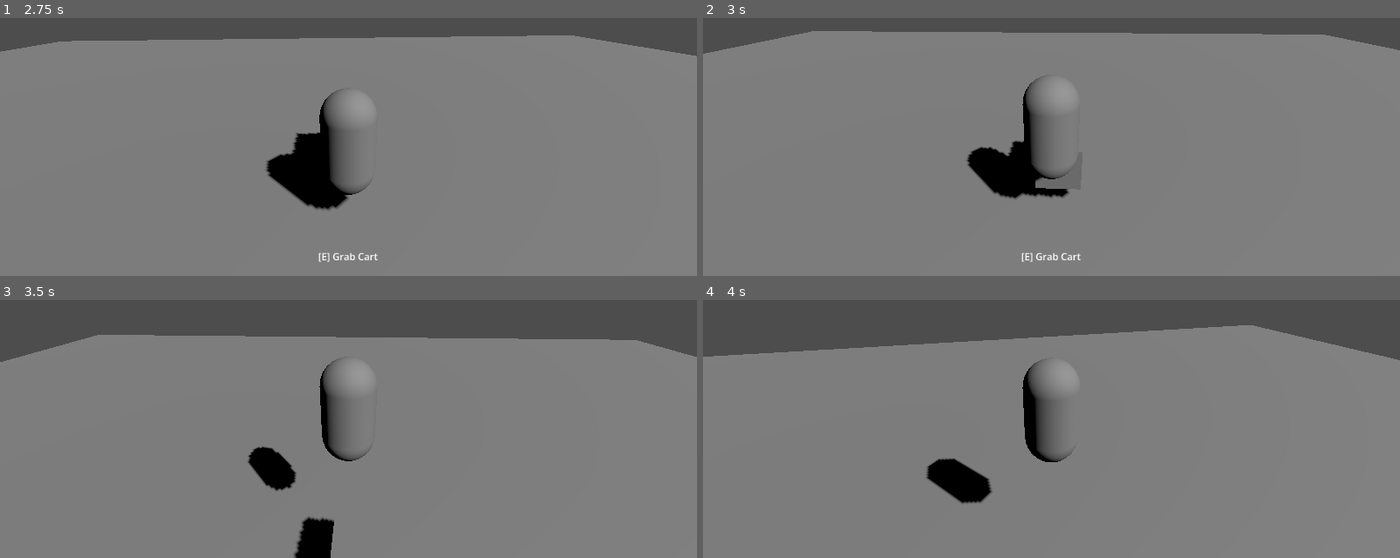
Above: before the commit, frames 1-4 (two rows, left to right).
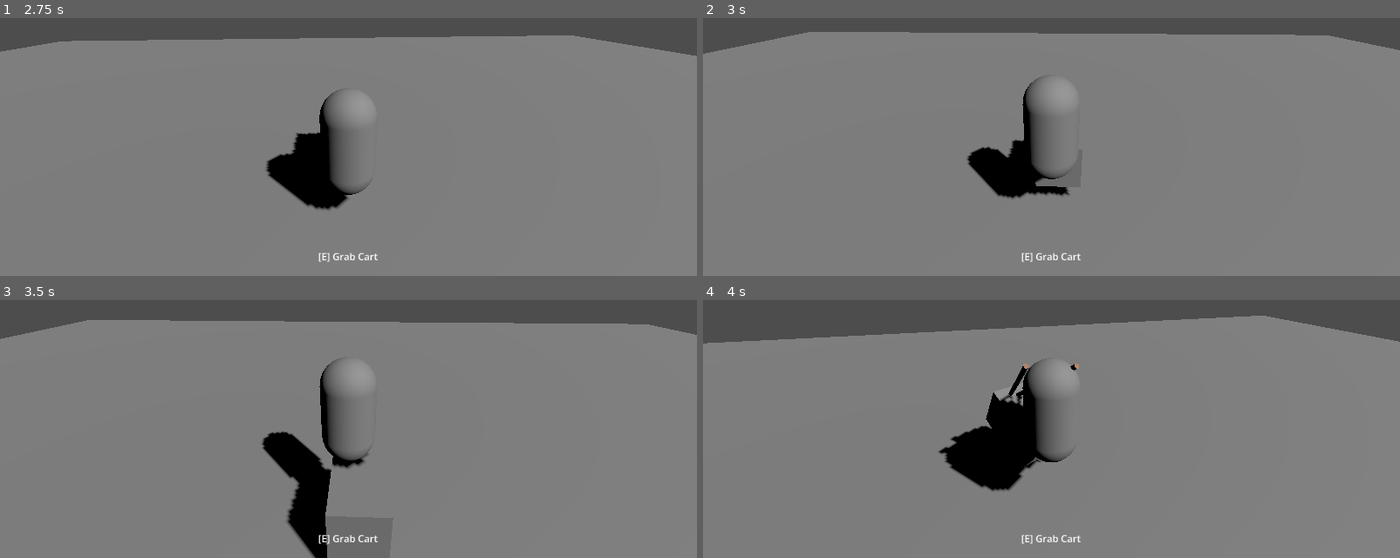
Above: after the commit, the same moments.

Repository: miles5g/paletero
Game: Godot game, scene res://world.tscn
Same seed, same stepped clock (60 frames per second), same inputs: the game is played once before the commit and once after it.
Inputs (mouse positions are in pixels of both pictures, inside the frame that each line leads up to):
- Up to frame 1 (2.75 s): tap Enter at 0.5 s; move the mouse to (383, 79) at 0.52 s; hold Ctrl (crouch) 0.53-1.28 s; hold W (move_forward) from 0.53 s (still down); click (383, 79) at 0.67 s; tap Space (jump) at 0.77, 1.52 s; move the mouse to (313, 82) at 1.27 s; tap E (interact) at 1.35 s; move the mouse to (362, 72) at 2.02 s; hold Shift (sprint) from 2.03 s (still down)
- Up to frame 2 (3 s): keep holding W (move_forward); tap Space (jump) at 2.75 s; move the mouse to (1044, 87) at 2.77 s; release Shift (sprint) at 2.78 s; tap Ctrl (crouch) at 2.85 s; click (1044, 87) at 2.92 s
- Up to frame 3 (3.5 s): keep holding W (move_forward); tap Space (jump) at 3.02 s
- Up to frame 4 (4 s): keep holding W (move_forward); move the mouse to (1100, 367) at 3.52 s; tap E (interact) at 3.6 s; tap Space (jump) at 3.77 s

Frame 1 is identical in both runs. In frame 2, 0.5% of the frame differs, in the area x 2-90%, y 5-71%; in frame 3, 9.3%, in the area x 0-100%, y 7-100%; in frame 4, 8.5%.

Commit message:
Align cart front to camera while grabbed; lighter cart; faster push
Steer cart yaw from player Camera3D horizontal look only when hitched.
Reduce mass, damping, and gravity scale for floatier cart. Raise push
speed cap and retune hitch spring/damping for lower mass.

Co-authored-by: Cursor <cursoragent@cursor.com>

Diff:
--- a/cart.gd
+++ b/cart.gd
@@ -2,9 +2,9 @@
 
 ## Local X is treated as sideways slide; multiply by this each physics step (0.1 ~= 90% reduction).
 @export var sideways_velocity_retention: float = 0.1
-## Yaw torque so cart local -Z faces horizontally away from the player (front “outward”).
-@export var front_yaw_strength: float = 42.0
-@export var front_yaw_max_impulse: float = 9.0
+## While grabbed: yaw cart so local -Z matches camera look on the ground (outward from camera).
+@export var front_yaw_strength: float = 48.0
+@export var front_yaw_max_impulse: float = 11.0
 
 var _handle_zone: Area3D
 var _interaction_area: Area3D
@@ -86,26 +86,35 @@
 	var local_v: Vector3 = state.transform.basis.inverse() * state.linear_velocity
 	local_v.x *= sideways_velocity_retention
 	state.linear_velocity = state.transform.basis * local_v
-	_steer_cart_front_away_from_player(state)
+	_steer_cart_front_to_camera_look(state)
 
-func _steer_cart_front_away_from_player(state: PhysicsDirectBodyState3D) -> void:
+func _steer_cart_front_to_camera_look(state: PhysicsDirectBodyState3D) -> void:
 	var w := get_parent()
 	if w == null:
 		return
-	var player := w.get_node_or_null("Player") as Node3D
+	var player := w.get_node_or_null("Player") as CharacterBody3D
 	if player == null:
 		return
-	var away := state.transform.origin - player.global_position
-	away.y = 0.0
-	if away.length_squared() < 0.04:
+	if not player.is_pushing or player.current_cart != self:
 		return
-	away = away.normalized()
+	var cam: Camera3D = null
+	for c in player.get_children():
+		if c is Camera3D:
+			cam = c
+			break
+	if cam == null:
+		return
+	var want := -cam.global_transform.basis.z
+	want.y = 0.0
+	if want.length_squared() < 1e-5:
+		return
+	want = want.normalized()
 	var fwd := -state.transform.basis.z
 	fwd.y = 0.0
-	if fwd.length_squared() < 0.01:
+	if fwd.length_squared() < 1e-5:
 		return
 	fwd = fwd.normalized()
-	var angle := fwd.signed_angle_to(away, Vector3.UP)
+	var angle := fwd.signed_angle_to(want, Vector3.UP)
 	if absf(angle) < 0.02:
 		return
 	var impulse := clampf(angle * front_yaw_strength * _physics_dt, -front_yaw_max_impulse, front_yaw_max_impulse)
--- a/player.gd
+++ b/player.gd
@@ -4,13 +4,14 @@
 const SPRINT_SPEED: float = BASE_SPEED * 1.6
 const CROUCH_SPEED: float = BASE_SPEED * 0.5
 const JUMP_VELOCITY: float = 4.5
-const PUSH_MOVE_SPEED_CAP: float = 2.0
+## Max walk speed while hitched (higher than old cap so pushing feels brisk).
+const PUSH_MOVE_SPEED_CAP: float = 6.2
 
 @export var push_force: float = 2.0
 @export var mouse_sensitivity: float = 0.0025
 ## Virtual hitch: pulls cart toward a point in front of the player (CharacterBody3D + Jolt).
-@export var hitch_spring: float = 1800.0
-@export var hitch_damping: float = 95.0
+@export var hitch_spring: float = 1150.0
+@export var hitch_damping: float = 72.0
 ## Vertical pull vs horizontal (so cart can wobble on the ground without fighting XZ).
 @export var hitch_vertical_spring: float = 520.0
 ## How fast the hitch “looks” direction catches your facing (lower = more lag after fast 180° turns).
--- a/world.gd
+++ b/world.gd
@@ -42,10 +42,11 @@
 	# 3. Spawn the Cart (RigidBody3D)
 	var cart = RigidBody3D.new()
 	cart.name = "Cart"
-	cart.mass = 30.0
-	cart.linear_damp = 1.2
-	# Resist tipping; COM low in local space = bottom-heavy (still tips on steep slopes).
-	cart.angular_damp = 7.5
+	cart.mass = 12.0
+	cart.linear_damp = 0.45
+	cart.gravity_scale = 0.82
+	# Lighter cart: less angular drag so it feels a bit floatier while still settling.
+	cart.angular_damp = 3.8
 	cart.center_of_mass_mode = RigidBody3D.CENTER_OF_MASS_MODE_CUSTOM
 	# Box is 1m tall centered at origin: put mass well below center, slightly toward the rear wheels.
 	cart.center_of_mass = Vector3(0.0, -0.44, -0.18)
